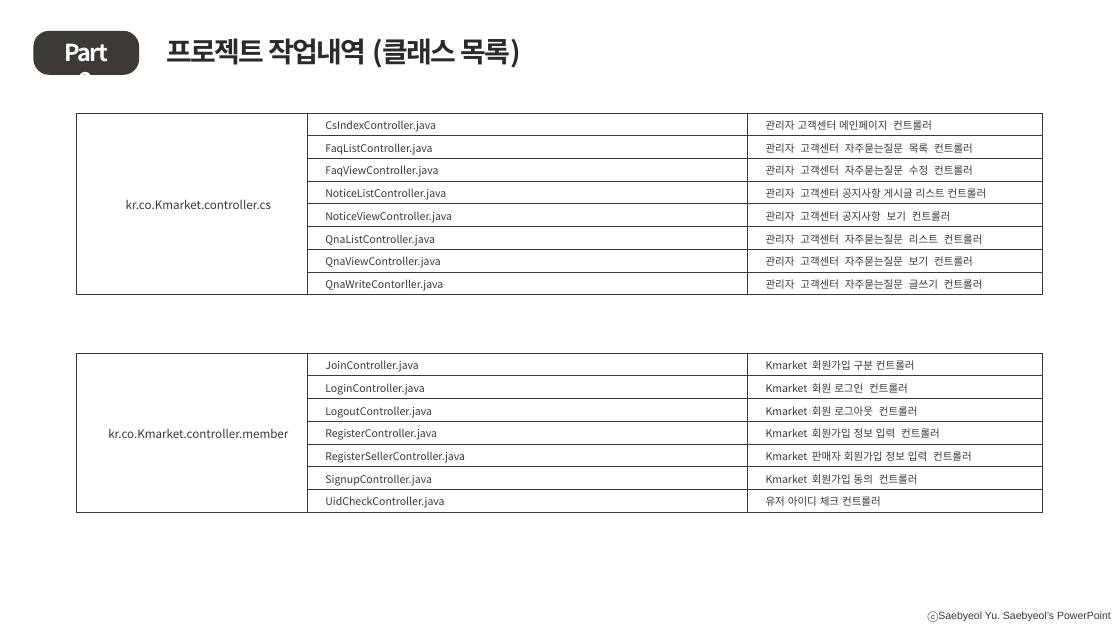
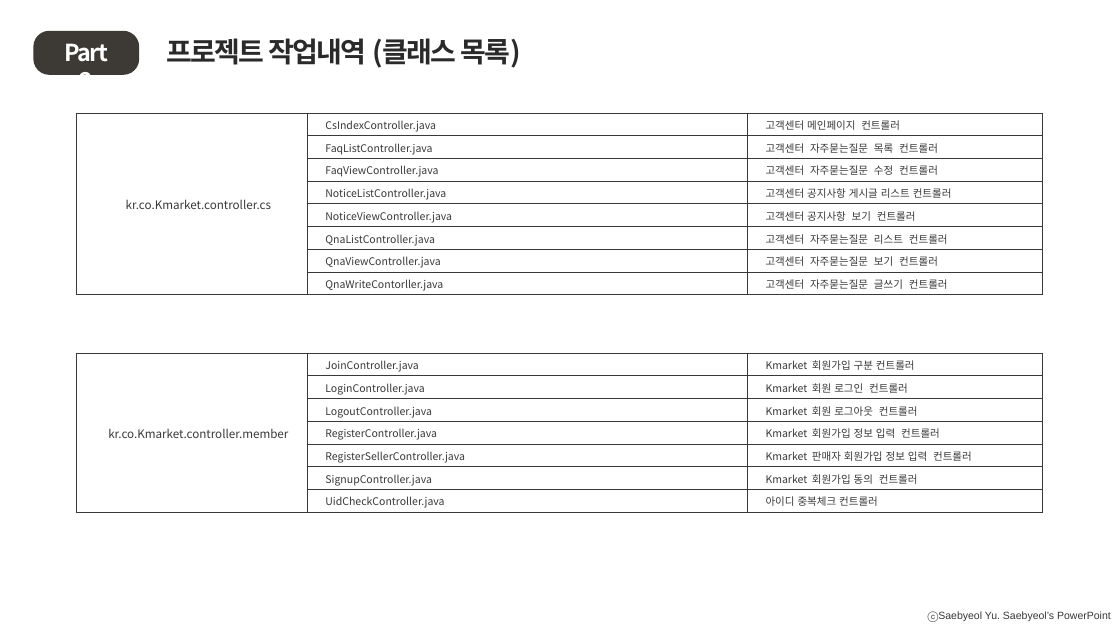
Before and after one commit to blackhane/Kmarket1, a slide deck: slide 14 of 1팀 발표보고서.pptx. Drawn at 1120x630 pixels with LibreOffice and Linux fonts; fonts in the diff are those of the drawing. Boxes give left, top, right and bottom in pixels: in the first picture for what was removed or moved away, otherwise in the second. Text is boxed around its words. In the diff, an @@ line names an element or a change of style, - is before the commit and + after.

Commit message:
2022

```diff
--- a/1팀 발표보고서.pptx
+++ b/1팀 발표보고서.pptx
@@ table at <box>77,113,1044,296</box> @@
-row 1, column 3: 관리자 고객센터 메인페이지 컨트롤러
+row 1, column 3: 고객센터 메인페이지 컨트롤러
-row 2, column 3: 관리자 고객센터 자주묻는질문 목록 컨트롤러
+row 2, column 3: 고객센터 자주묻는질문 목록 컨트롤러
-row 3, column 3: 관리자 고객센터 자주묻는질문 수정 컨트롤러
+row 3, column 3: 고객센터 자주묻는질문 수정 컨트롤러
-row 4, column 3: 관리자 고객센터 공지사항 게시글 리스트 컨트롤러
+row 4, column 3: 고객센터 공지사항 게시글 리스트 컨트롤러
-row 5, column 3: 관리자 고객센터 공지사항 보기 컨트롤러
+row 5, column 3: 고객센터 공지사항 보기 컨트롤러
-row 6, column 3: 관리자 고객센터 자주묻는질문 리스트 컨트롤러
+row 6, column 3: 고객센터 자주묻는질문 리스트 컨트롤러
-row 7, column 3: 관리자 고객센터 자주묻는질문 보기 컨트롤러
+row 7, column 3: 고객센터 자주묻는질문 보기 컨트롤러
-row 8, column 3: 관리자 고객센터 자주묻는질문 글쓰기 컨트롤러
+row 8, column 3: 고객센터 자주묻는질문 글쓰기 컨트롤러
@@ table at <box>77,354,1044,513</box> @@
-row 7, column 3: 유저 아이디 체크 컨트롤러
+row 7, column 3: 아이디 중복체크 컨트롤러
```
